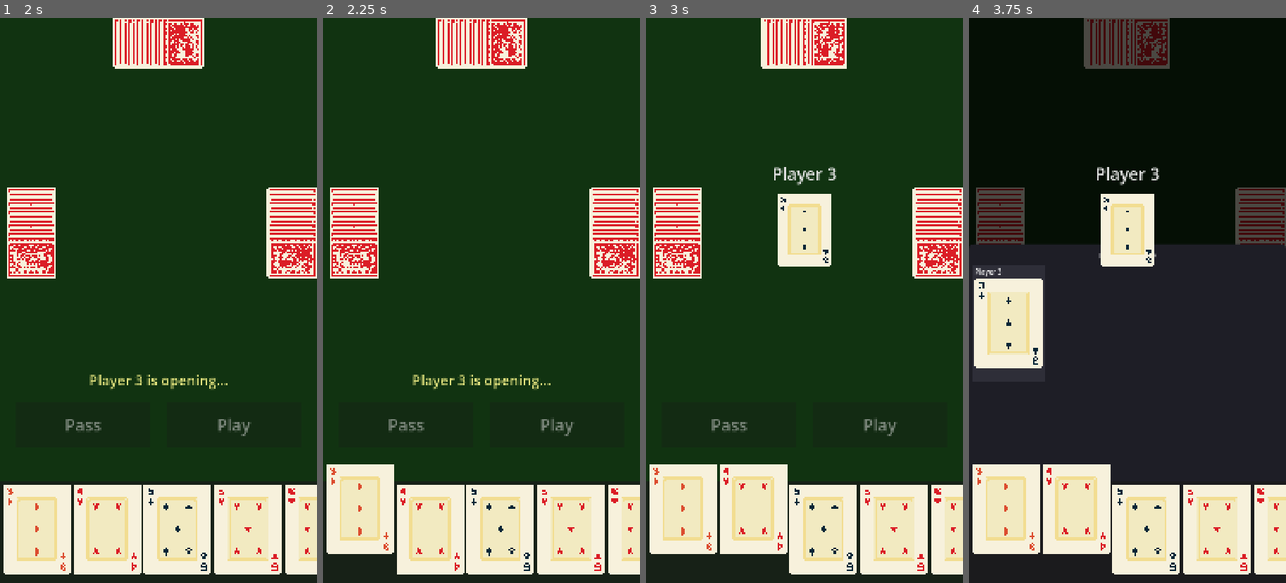
Above: before the commit, frames 1-4 (left to right).
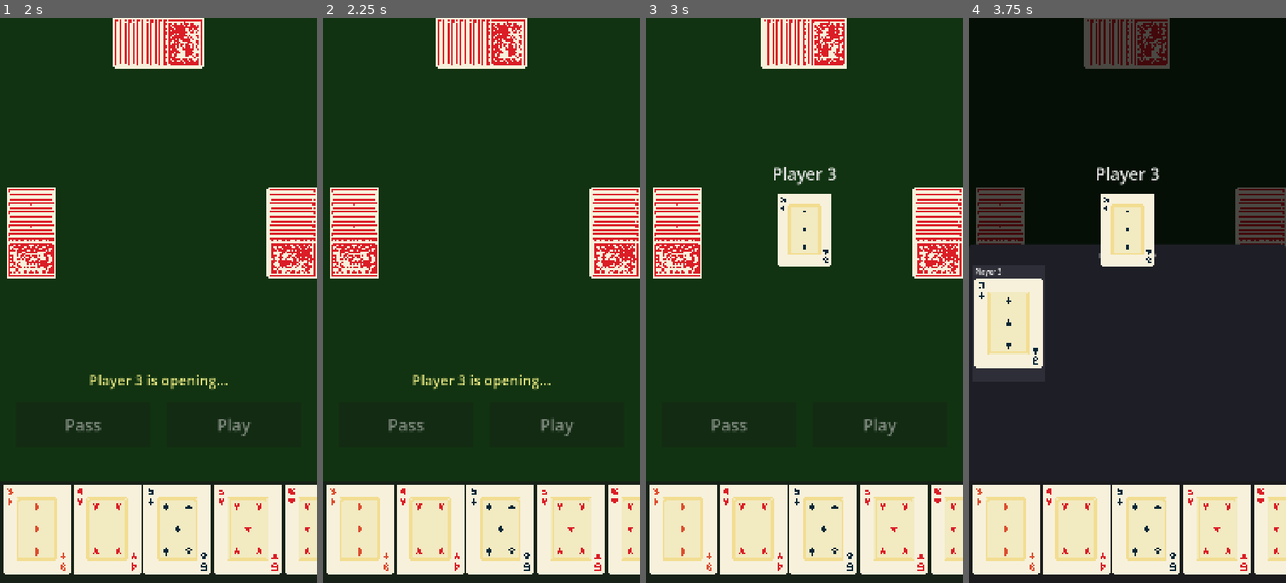
Above: after the commit, the same moments.

Repository: binhrobles/thirteen
Game: Godot game, scene res://scenes/main.tscn
Two runs of this game, one before a commit and one after it. Both use one fixed random seed, a clock stepped at 60 frames per second and the inputs below.
Inputs (mouse positions are in pixels of both pictures, inside the frame that each line leads up to):
- Up to frame 1 (2 s): tap Enter at 0.5 s; drag from (158, 277) to (190, 176) at 0.52 s; tap Space at 1.25 s; drag from (95, 328) to (142, 413) at 1.27 s
- Up to frame 2 (2.25 s): tap Enter at 2 s; move the mouse to (361, 537) at 2.02 s; click (361, 537) at 2.17 s
- Up to frame 3 (3 s): tap Space at 2.75 s; drag from (753, 537) to (709, 215) at 2.77 s
- Up to frame 4 (3.75 s): tap Enter at 3.5 s; drag from (1127, 232) to (1143, 300) at 3.52 s

Frame 1 is identical in both runs. In frame 2, 2.3% of the frame differs, in the area x 1-23%, y 79-99%; in frame 3, 4.7%, in the area x 1-45%, y 79-99%; in frame 4, 4.7%.

Commit message:
try fixing mobile drag scroll

Diff:
--- a/scripts/card_sprite.gd
+++ b/scripts/card_sprite.gd
@@ -7,6 +7,11 @@
 var is_selected: bool = false
 
 var texture_rect: TextureRect
+
+# Track touch position for drag detection
+var touch_start_position: Vector2
+var is_dragging: bool = false
+const DRAG_THRESHOLD := 10.0  # Pixels of movement before considering it a drag
 
 ## Card dimensions as percentage of viewport height (mobile-friendly)
 ## On a 844px tall phone (iPhone 14), 18% = ~152px height
@@ -138,10 +143,37 @@
 
 
 func _gui_input(event: InputEvent) -> void:
-	"""Handle touch/click interaction"""
-	if event is InputEventMouseButton and event.pressed and event.button_index == MOUSE_BUTTON_LEFT:
-		toggle_selected()
-		accept_event()
+	"""Handle touch interaction - distinguish taps from drags"""
+	# Handle touch events
+	var screen_touch := event as InputEventScreenTouch
+	if screen_touch:
+		if screen_touch.pressed:
+			# Touch started - record position and reset drag state
+			# Don't accept - let ScrollContainer handle it for scrolling
+			touch_start_position = screen_touch.position
+			is_dragging = false
+		else:
+			# Touch ended - check if it was a tap (not a drag)
+			if touch_start_position != Vector2.ZERO:
+				var drag_distance: float = screen_touch.position.distance_to(touch_start_position)
+				if drag_distance <= DRAG_THRESHOLD and not is_dragging:
+					# It was a tap - toggle selection
+					toggle_selected()
+					accept_event()
+				# Reset touch tracking
+				touch_start_position = Vector2.ZERO
+				is_dragging = false
+		return
+
+	# Handle touch drag events
+	var screen_drag := event as InputEventScreenDrag
+	if screen_drag:
+		# Check if touch has moved beyond threshold
+		if touch_start_position != Vector2.ZERO:
+			var drag_distance: float = screen_drag.position.distance_to(touch_start_position)
+			if drag_distance > DRAG_THRESHOLD:
+				is_dragging = true
+				# Don't accept drag events - let ScrollContainer handle scrolling
 
 
 func toggle_selected() -> void:
